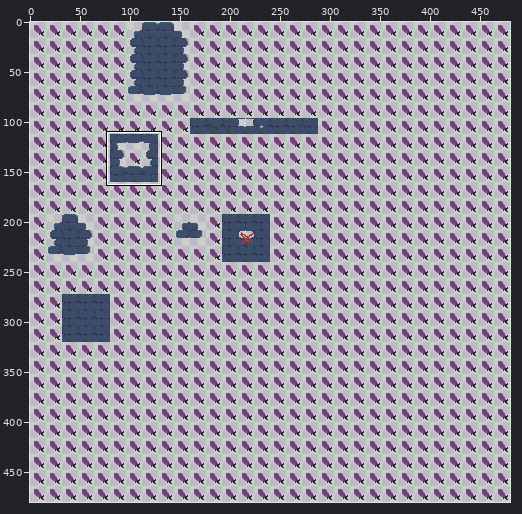
Pixel-art file: Assets/Sprites/Tiles/background_bricks.aseprite. Above, an overview of the earlier version with the close-up marked.
Close-up. Before:
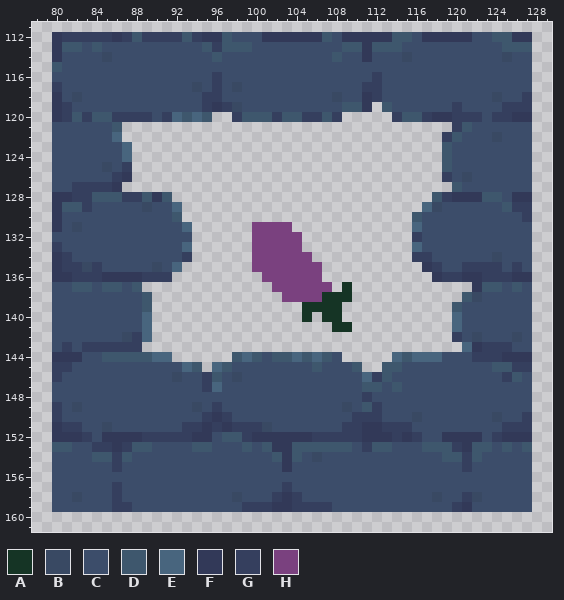
480x480 pixels, 1 frame. Colours within 5 levels of each other are drawn and written as one. Shown: x 78..129, y 111..161. The commit also changed other parts of the picture, which this record leaves out.
Palette (. is transparent): A #153425  B #394963  C #3c4d6a  D #3e576d  E #48657e  F #323958  G #353f5e  H #7a417f
Once edited:
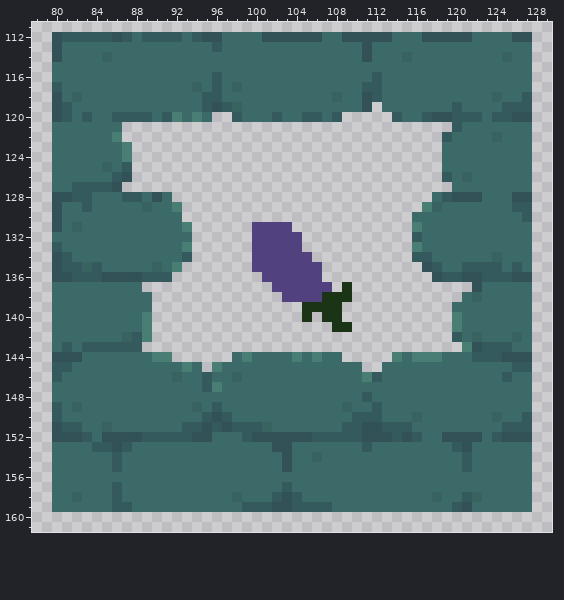
The exact change:
Colour A changes from #153425 to #1a3415.
Colour B changes from #394963 to #396361.
Colour C changes from #3c4d6a to #3c6a68.
Colour E changes from #48657e to #487e73.
Colour F changes from #323958 to #325258.
Colour G changes from #353f5e to #355a5e.
Colour H changes from #7a417f to #51417f.
The edit turns colour D into colour C in row 112 at x 88, 93, 97, 107, 114 to 115 and 124 to 125; in row 113 at x 81 to 82, 84, 95, 97 to 99, 109 to 110, 112 to 114 and 125 to 127; in row 114 at x 96 and 108; in row 115 at x 80; in row 119 at x 109 to 110 and 113; in row 120 at x 82, 84 to 85, 93, 95, 99 to 101, 103 to 104, 107 and 115 to 116.
The edit turns colour D into colour C in row 121 at x 86 and 121; in row 122 at x 120; in rows 123 to 125 at x 119; in row 127 at x 120; in row 128 at x 84 to 86, 89, 91, 118 and 123 to 124; in row 129 at x 81 to 82 and 125.
The edit turns colour D into colour C in row 130 at x 92 and 116; in row 137 at x 82 to 83, 85 to 86, 88, 123 to 124 and 126; in row 138 at x 89 and 121; in row 139 at x 89 and 120; in row 144 at x 85 to 89, 98, 100, 102 to 103, 105, 107 and 115; in row 145 at x 94, 97, 106, 110, 113 to 114 and 124 to 125.
The edit turns colour D into colour C in row 146 at x 96, 113 and 126; in row 147 at x 111 to 112 and 114; in row 149 at x 111; in row 152 at x 97 to 98; in row 153 at x 80 to 81, 88 to 89, 94 to 95, 99, 101, 104 to 109, 112 to 113, 117 to 119, 122 to 123, 125 and 127; in row 154 at x 84 to 85, 87, 102, 104, 119 to 120 and 122.
